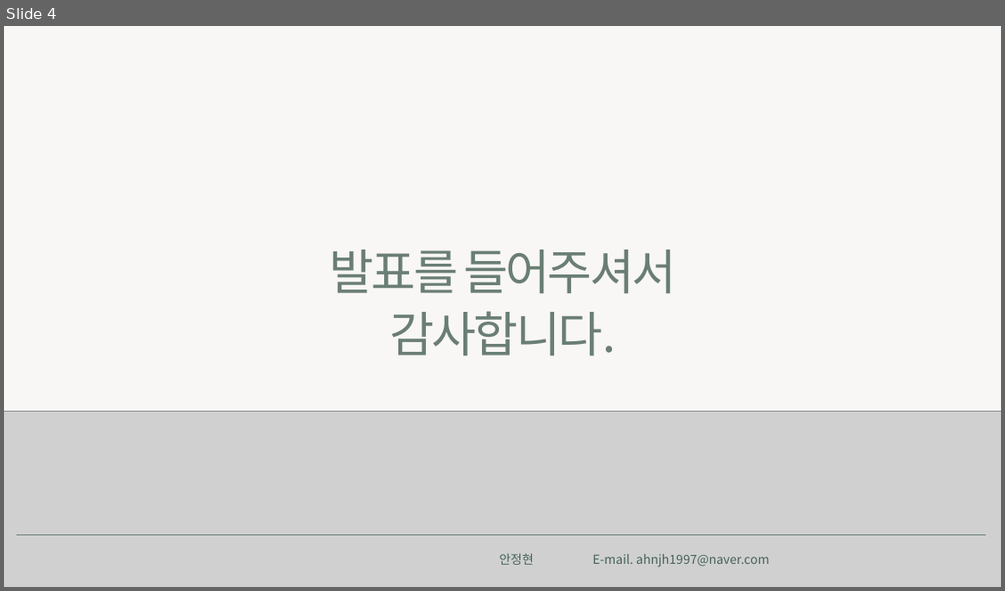
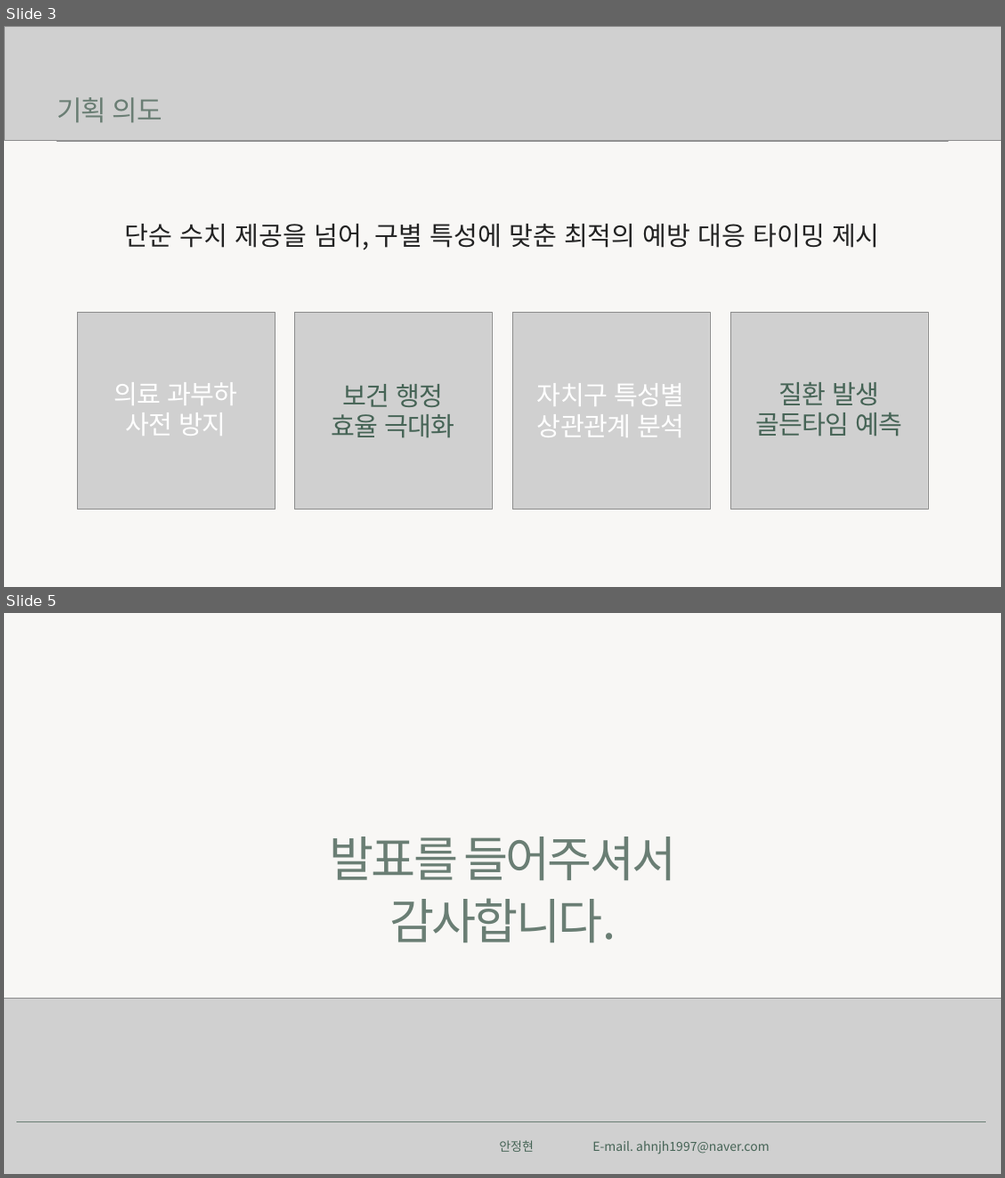
Before and after one commit to ahnjh97/JeongHyunAhn-AI-Project, a slide deck: 1차 Project/1. 기획서.pptx. Shown one above the other, each under a label of ours: slide 4 before the commit, slides 3 and 5 after it; the slides between them are not shown. The pictures are 1005x591 and 1005x1178 pixels, drawn with LibreOffice and Linux fonts; fonts in the diff are those of the drawing; grey boxes stand for pictures; background and template pictures are left out. Boxes give left, top, right and bottom in pixels: in the first picture for what was removed or moved away, otherwise in the second. Text is boxed around its words. In the diff, an @@ line names an element or a change of style, - is before the commit and + after.

Commit message:
기획서 수정
선생님 피드백 반영해서 내용 수정

```diff
--- a/1차 Project/1. 기획서.pptx
+++ b/1차 Project/1. 기획서.pptx
@@ slide 3 added at (4,26,1001,587), background #F8F7F5 @@
@@ picture added at (4,26,1001,141) @@
@@ text added at (57,97,162,123), 53.3 pt, text #6A7E74 @@
+기획 의도
@@ picture added at (57,141,947,141) @@
@@ text added at (125,224,880,250), 50 pt, text #222222 @@
+단순 수치 제공을 넘어, 구별 특성에 맞춘 최적의 예방 대응 타이밍 제시
@@ picture added at (77,312,275,509) @@
@@ picture added at (294,312,492,509) @@
@@ picture added at (512,312,710,509) @@
@@ picture added at (730,312,928,509) @@
@@ text added at (113,382,237,435), 50 pt, text #FFFFFF @@
+의료 과부하
+사전 방지
@@ text added at (331,384,454,438), 50 pt, text #466456 @@
+보건 행정
+효율 극대화
@@ text added at (537,383,685,437), 50 pt, text #FFFFFF @@
+자치구 특성별
+상관관계 분석
@@ text added at (755,382,903,435), 50 pt, text #466456 @@
+질환 발생
+골든타임 예측
@@ what was slide 4 is now slide 5 @@
```
Also in this commit, not shown: 3 slides changed.
